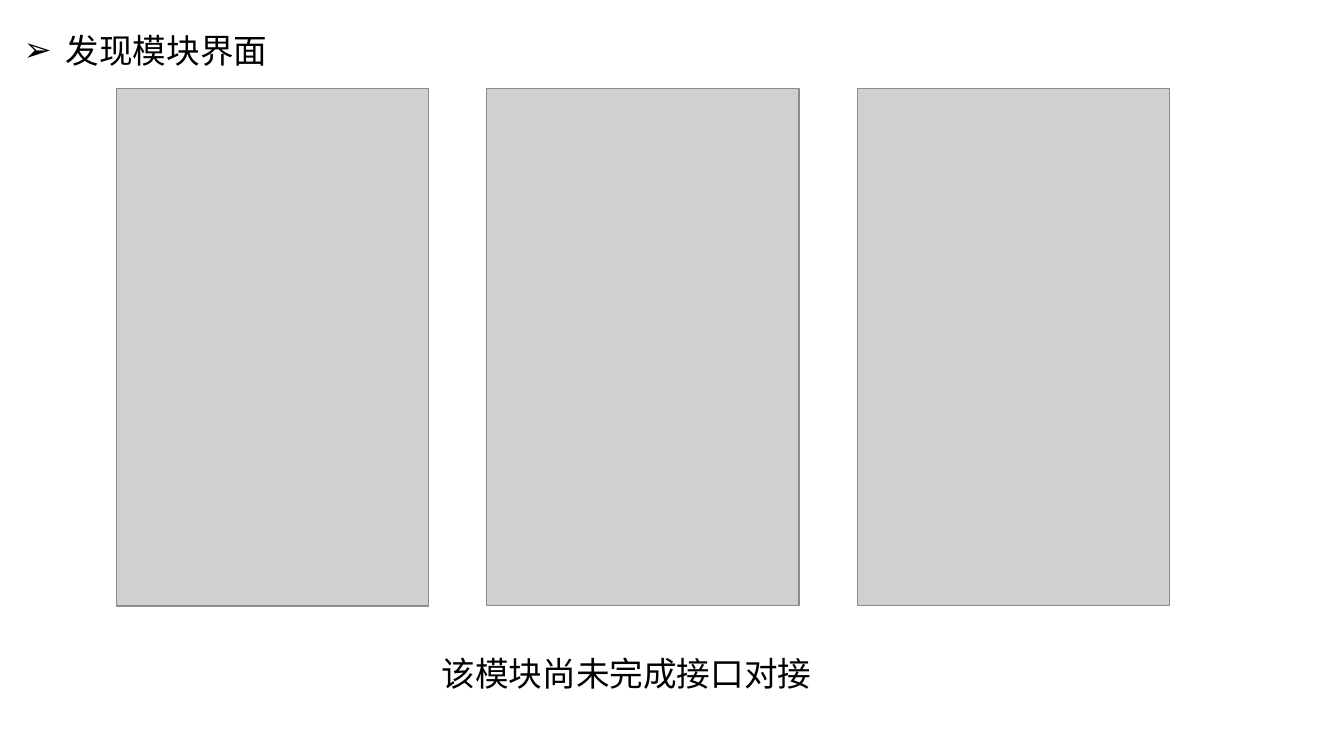
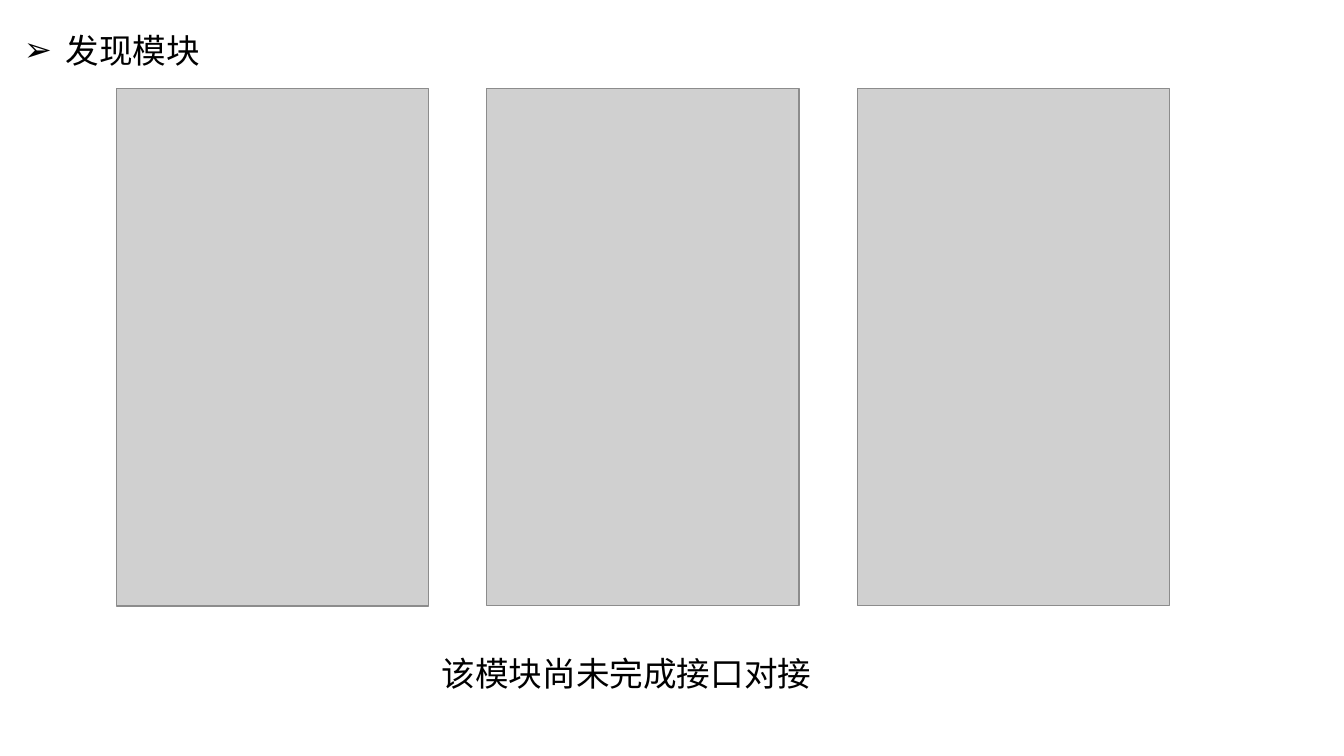
Before and after one commit to wenwudeng/MyDocument, a slide deck: slide 9 of 中期答辩/宠物生活APP的设计与实现.pptx. Drawn at 1344x756 pixels with LibreOffice and Linux fonts; fonts in the diff are those of the drawing; grey boxes stand for pictures. Boxes give left, top, right and bottom in pixels: in the first picture for what was removed or moved away, otherwise in the second. Text is boxed around its words. In the diff, an @@ line names an element or a change of style, - is before the commit and + after.

```diff
--- a/中期答辩/宠物生活APP的设计与实现.pptx
+++ b/中期答辩/宠物生活APP的设计与实现.pptx
@@ text at [66, 34, 200, 66]: text changed @@
-➢ 发现模块界面
+➢ 发现模块
```
Also in this commit, not shown: 9 other slides changed, 1 slide added.
